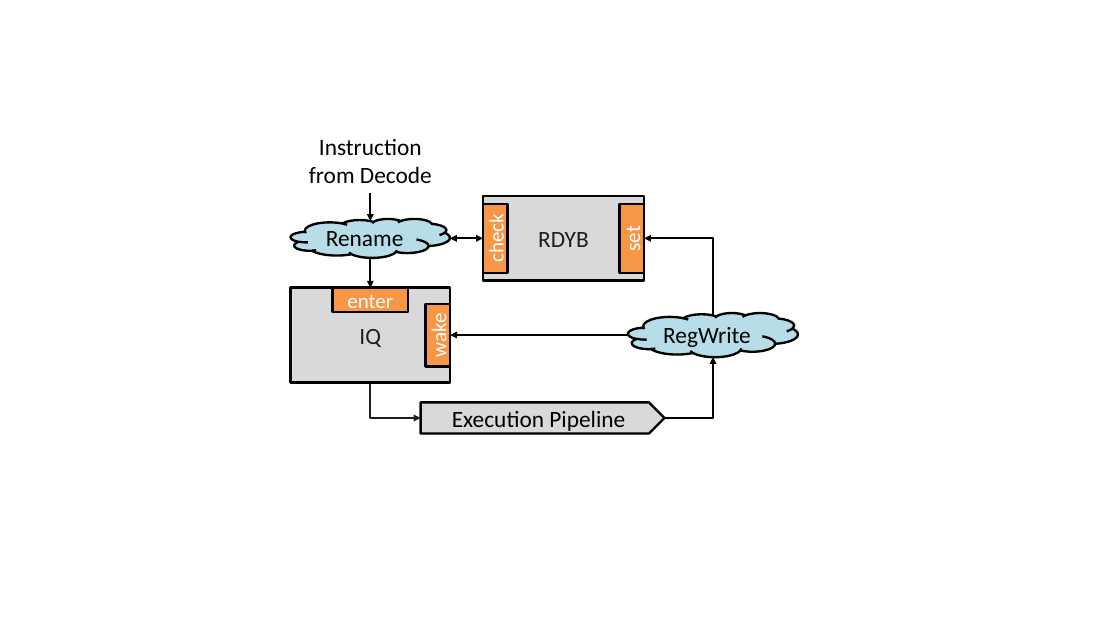
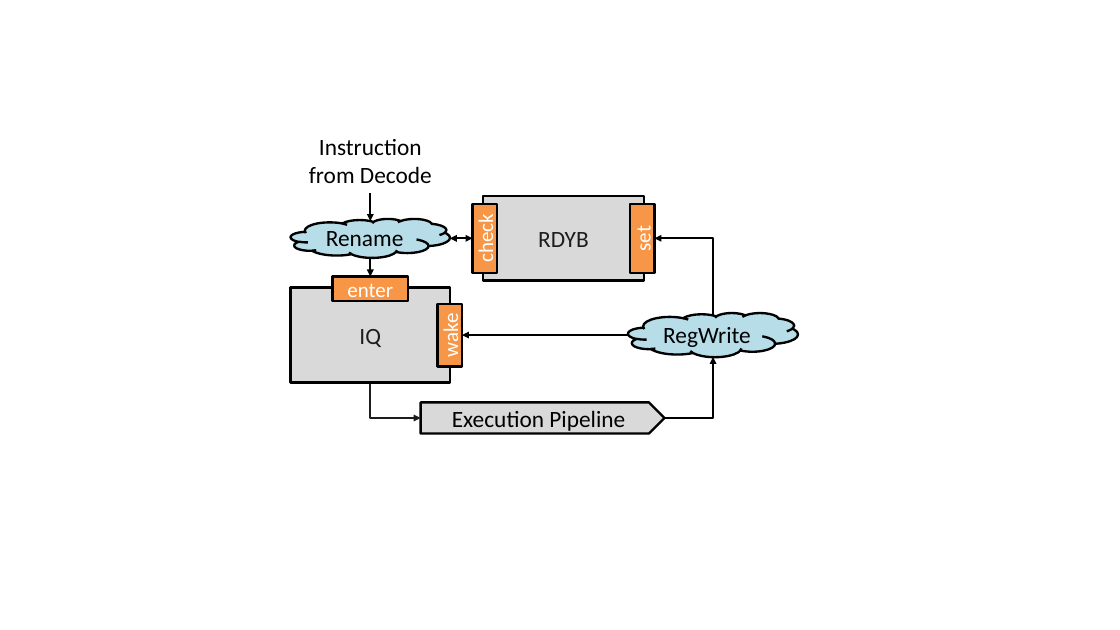
Before and after one commit to sizhuo-zhang/Micro_Top_Picks_2018, a slide deck: slide 22 of figs/riscy_figures.pptx. Drawn at 1120x630 pixels with LibreOffice and Linux fonts; fonts in the diff are those of the drawing. Boxes give left, top, right and bottom in pixels: in the first picture for what was removed or moved away, otherwise in the second. Text is boxed around its words. In the diff, an @@ line names an element or a change of style, - is before the commit and + after.

```diff
--- a/figs/riscy_figures.pptx
+++ b/figs/riscy_figures.pptx
@@ rectangle "check": place and size @@
-rectangle "check" at <box>484,204,508,273</box>
+rectangle "check" at <box>473,204,497,273</box>
@@ rectangle "set": place and size @@
-rectangle "set" at <box>620,204,644,273</box>
+rectangle "set" at <box>631,204,655,273</box>
@@ double arrow moved from (450, 239) - (483, 239) to (450, 239) - (472, 239) @@
@@ elbow arrow moved from (713, 316) - (644, 239) to (713, 316) - (655, 239) @@
@@ arrow moved from (371, 258) - (371, 288) to (371, 258) - (371, 276) @@
@@ rectangle "enter": place and size @@
-rectangle "enter" at <box>333,288,408,313</box>
+rectangle "enter" at <box>333,276,408,301</box>
@@ rectangle "wake": place and size @@
-rectangle "wake" at <box>426,303,450,366</box>
+rectangle "wake" at <box>438,303,462,366</box>
@@ arrow moved from (628, 335) - (450, 335) to (628, 335) - (462, 335) @@
```
Also in this commit, not shown: 1 other slide changed, 1 slide added, 8 other files.
